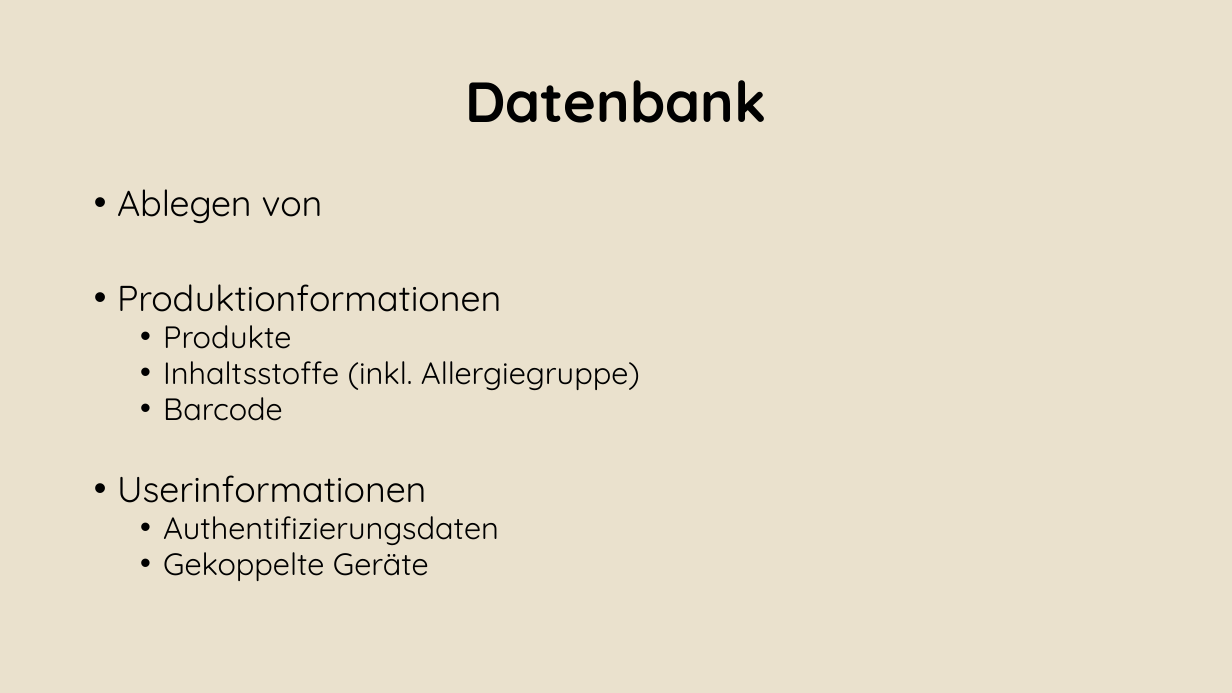
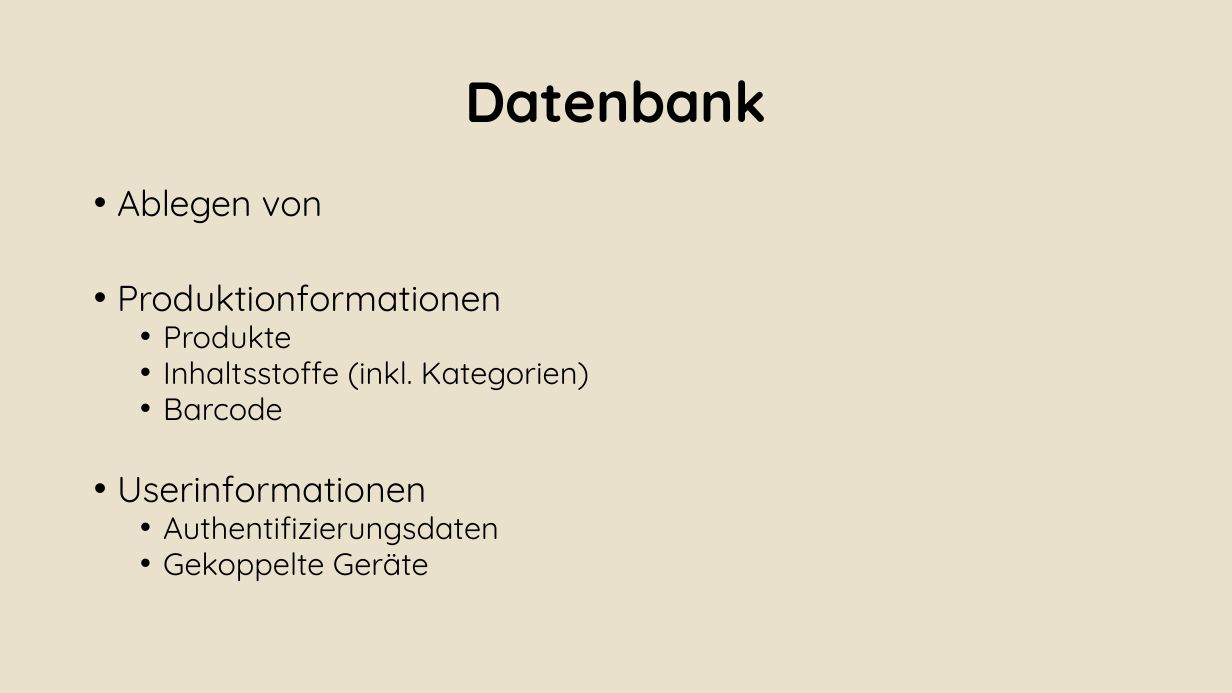
Before and after one commit to Alergeek/Dokumentation, a slide deck: slide 10 of Docs/60_Projektabschluss/Abschluss_Praesentation_ohne_Bilder.pptx. Drawn at 1232x693 pixels with LibreOffice and Linux fonts; fonts in the diff are those of the drawing; background and template pictures are left out. Boxes give left, top, right and bottom in pixels: in the first picture for what was removed or moved away, otherwise in the second. Text is boxed around its words. In the diff, an @@ line names an element or a change of style, - is before the commit and + after.

```diff
--- a/Docs/60_Projektabschluss/Abschluss_Praesentation_ohne_Bilder.pptx
+++ b/Docs/60_Projektabschluss/Abschluss_Praesentation_ohne_Bilder.pptx
@@ text at [163, 361, 589, 390]: text changed @@
-  • Inhaltsstoffe (inkl. Allergiegruppe)
+  • Inhaltsstoffe (inkl. Kategorien)
```
Also in this commit, not shown: 1 other slide changed, 12 other files.
